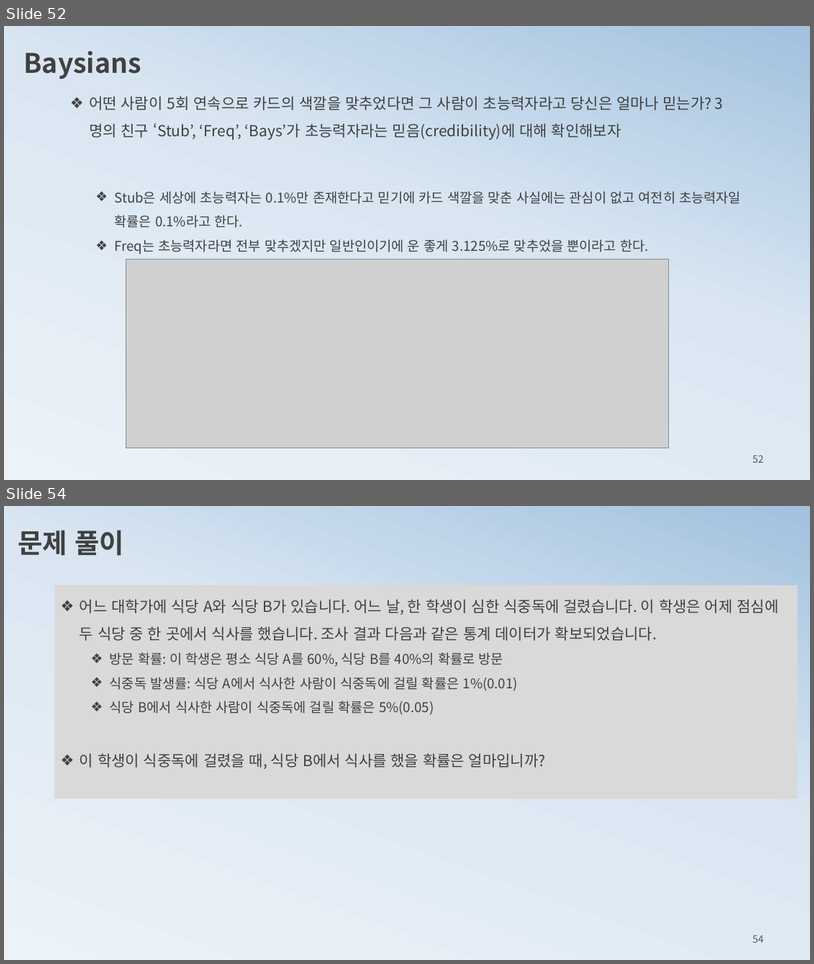
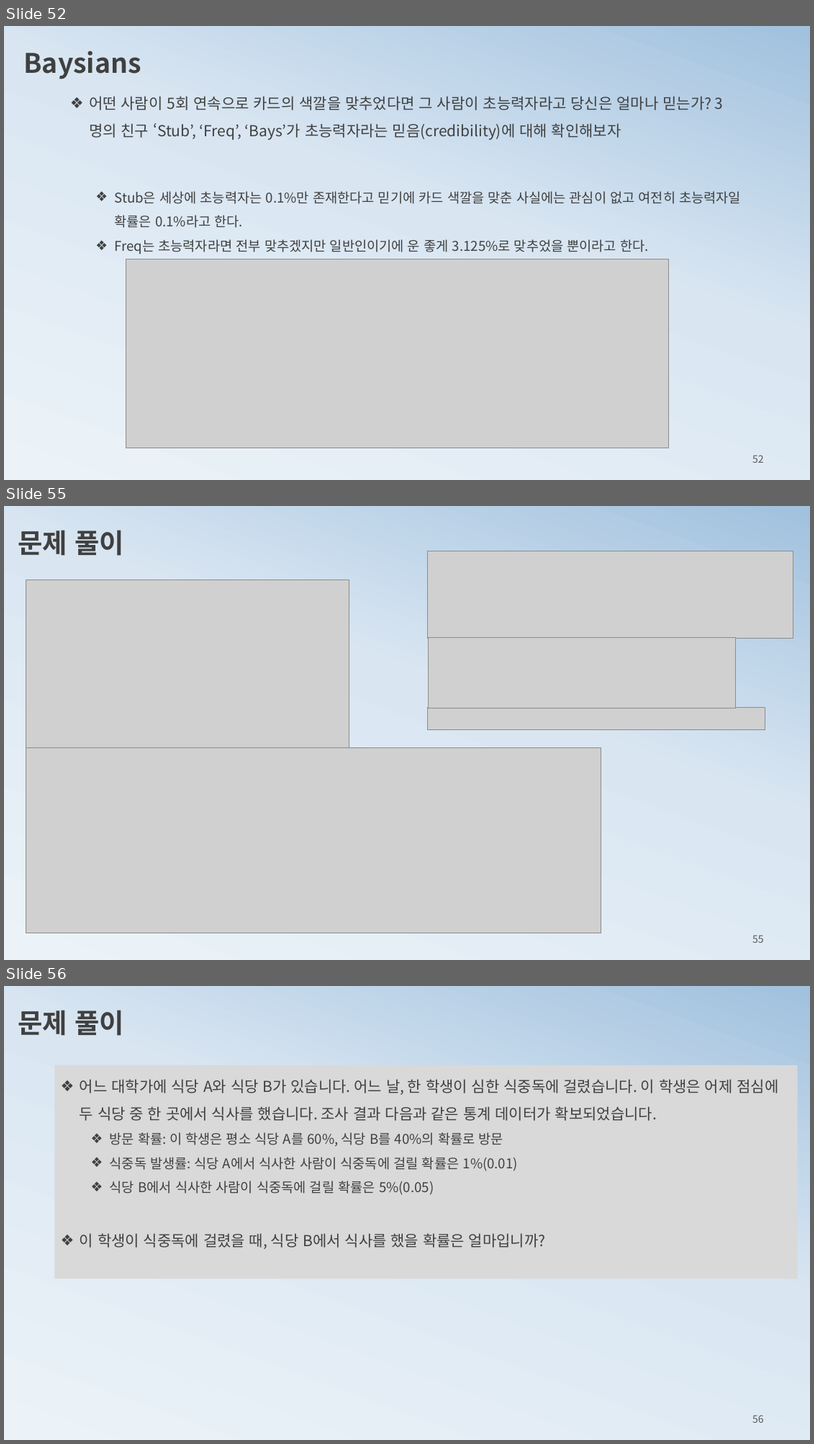
Before and after one commit to ancestor9/mathematics-for-machine-learning, a slide deck: 3_probability theory for machine learning.pptx. Shown one above the other, each under a label of ours: slides 52 and 54 before the commit, slides 52, 55 and 56 after it; the slides between them are not shown. The pictures are 814x964 and 814x1444 pixels, drawn with LibreOffice and Linux fonts; fonts in the diff are those of the drawing; grey boxes stand for pictures. Boxes give left, top, right and bottom in pixels: in the first picture for what was removed or moved away, otherwise in the second. Text is boxed around its words. In the diff, an @@ line names an element or a change of style, - is before the commit and + after.

```diff
--- a/3_probability theory for machine learning.pptx
+++ b/3_probability theory for machine learning.pptx
@@ slide 55 added at (4,506,810,960), background gradient #ECF3F8 to #D9E6F2 to #A1C1DE @@
@@ text added at (18,530,124,556), 32 pt, text #404040, bold @@
+문제 풀이
@@ picture added at (428,551,794,638) @@
@@ picture added at (26,580,350,748) @@
@@ picture added at (428,637,736,708) @@
@@ picture added at (428,707,766,730) @@
@@ picture added at (26,747,602,932) @@
@@ page number added at (753,935,764,942), 12 pt, text #595959 @@
+55
@@ what was slide 54 is now slide 56 @@
@@ page number at (753,1414,764,1422): text changed @@
-54
+56
```
Also in this commit, not shown: 1 slide changed, 1 other slide added.
